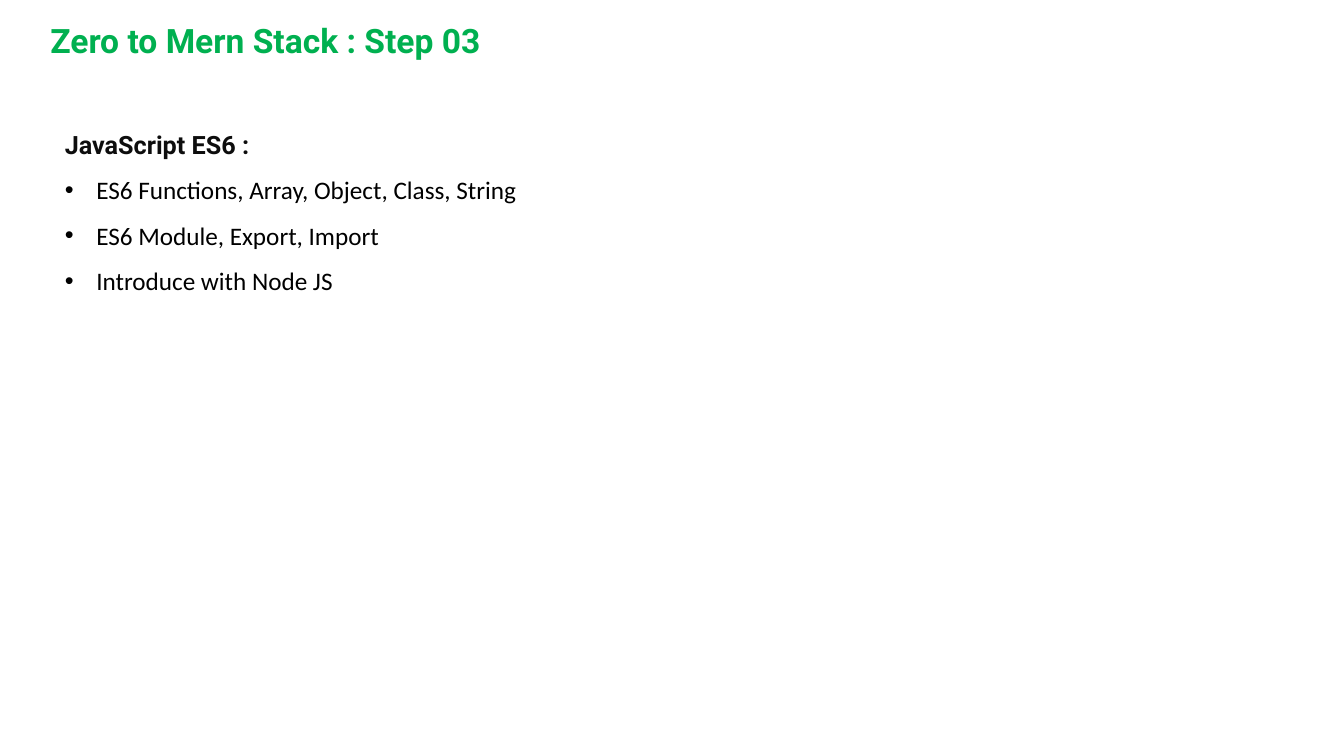
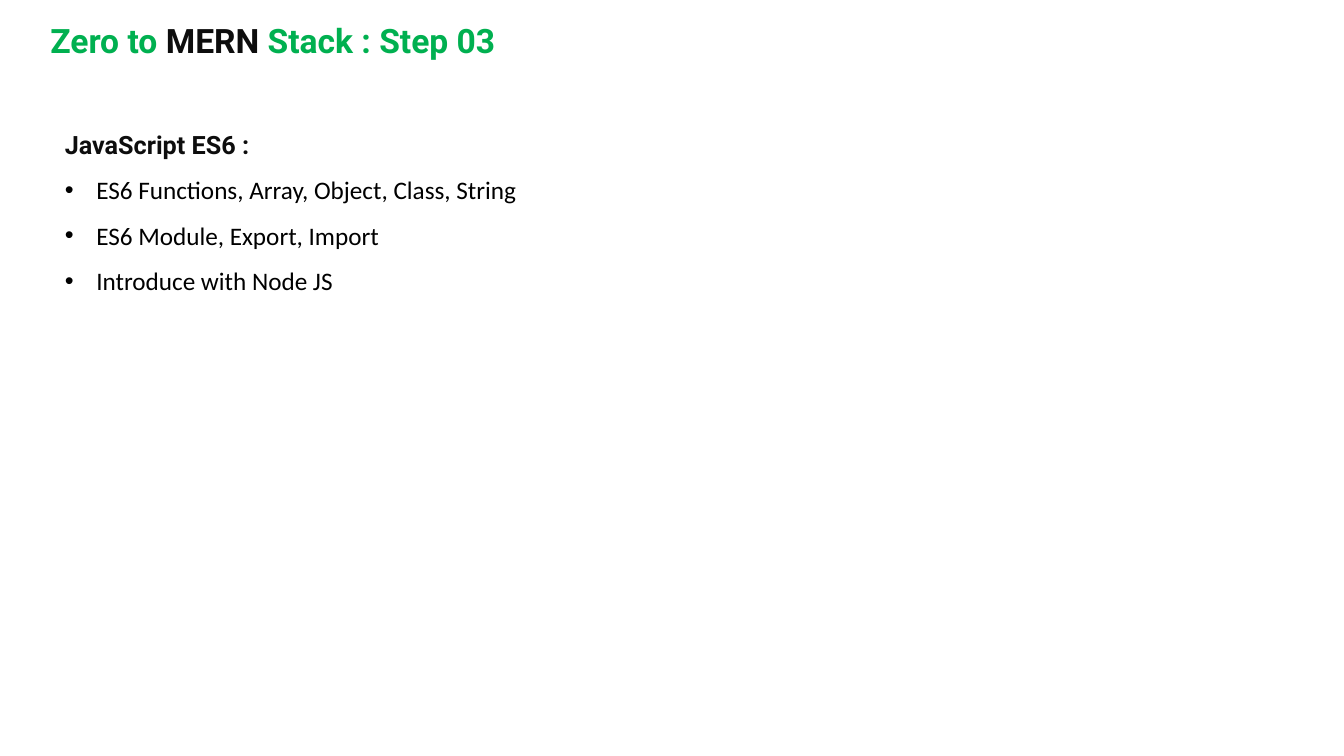
Before and after one commit to mnomanme/learnNodeJS, a slide deck: slide 5 of resources/02-MERN-RoadMap.pptx. Drawn at 1344x756 pixels with LibreOffice and Linux fonts; fonts in the diff are those of the drawing; background and template pictures are left out. Boxes give left, top, right and bottom in pixels: in the first picture for what was removed or moved away, otherwise in the second. Text is boxed around its words. In the diff, an @@ line names an element or a change of style, - is before the commit and + after.

```diff
--- a/resources/02-MERN-RoadMap.pptx
+++ b/resources/02-MERN-RoadMap.pptx
@@ text at (x1=50, y1=27, x2=496, y2=60): text changed @@
-Zero to Mern Stack : Step 03
+Zero to MERN Stack : Step 03
```
Also in this commit, not shown: 11 other slides changed, 1 other file.
